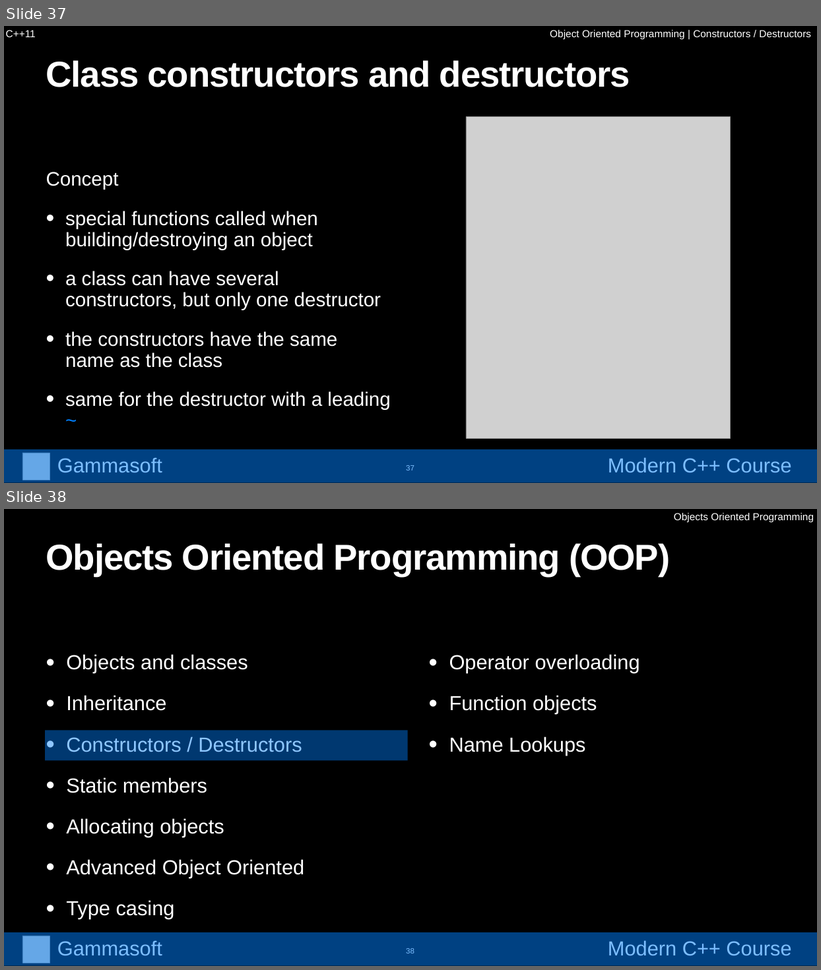
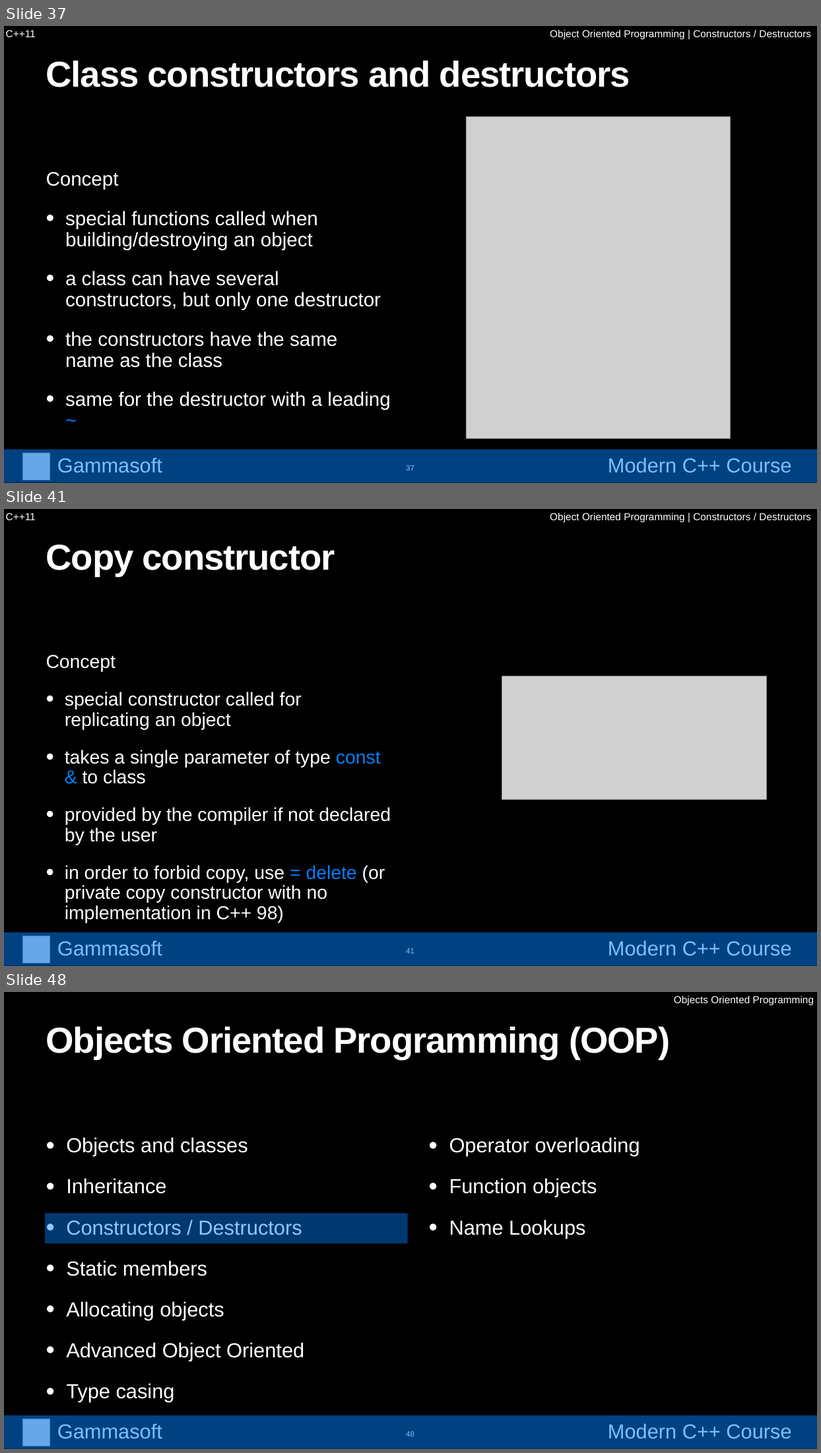
Before and after one commit to gammasoft71/cpp_modern_course, a slide deck: course/powerpoints/object_oriented_programming.pptx. Shown one above the other, each under a label of ours: slides 37 and 38 before the commit, slides 37, 41 and 48 after it; the slides between them are not shown. The pictures are 821x970 and 821x1453 pixels, drawn with LibreOffice and Linux fonts; fonts in the diff are those of the drawing; grey boxes stand for pictures. Boxes give left, top, right and bottom in pixels: in the first picture for what was removed or moved away, otherwise in the second. Text is boxed around its words. In the diff, an @@ line names an element or a change of style, - is before the commit and + after.

```diff
--- a/course/powerpoints/object_oriented_programming.pptx
+++ b/course/powerpoints/object_oriented_programming.pptx
@@ slide 41 added at [4, 509, 817, 966], background #000000 @@
@@ text added at [6, 513, 36, 520], 24 pt, text #FFFFFF @@
+C++11
@@ text added at [550, 512, 811, 522], 24 pt, text #FFFFFF @@
+Object Oriented Programming | Constructors / Destructors
@@ title added at [46, 545, 335, 576], 85 pt, text #FFFFFF, bold @@
+Copy constructor
@@ text added at [46, 655, 391, 923], 44.2 pt, text #FFFFFF @@
+Concept
+• special constructor called for replicating an object
+• takes a single parameter of type const & to class
+• provided by the compiler if not declared by the user
+• in order to forbid copy, use = delete (or private copy constructor with no implementation in C++ 98)
@@ picture added at [502, 676, 766, 799] @@
@@ group added at [4, 933, 817, 966]: 2 texts, 1 picture, 1 rectangle @@
+Gammasoft
+Modern C++ Course
@@ page number added at [406, 949, 415, 954], 18 pt, text #FFFFFF @@
+41
@@ what was slide 38 is now slide 48 @@
@@ page number at [406, 1432, 415, 1437]: text changed @@
-38
+48
```
Also in this commit, not shown: 9 other slides added.
